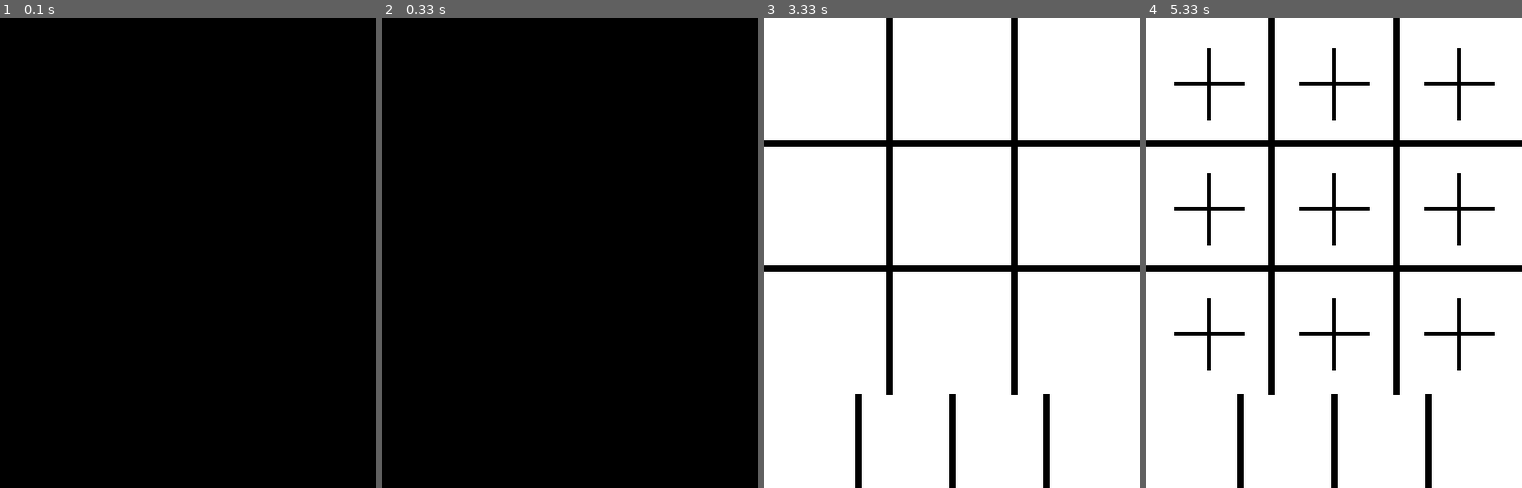
Above: before the commit, frames 1-4 (left to right).
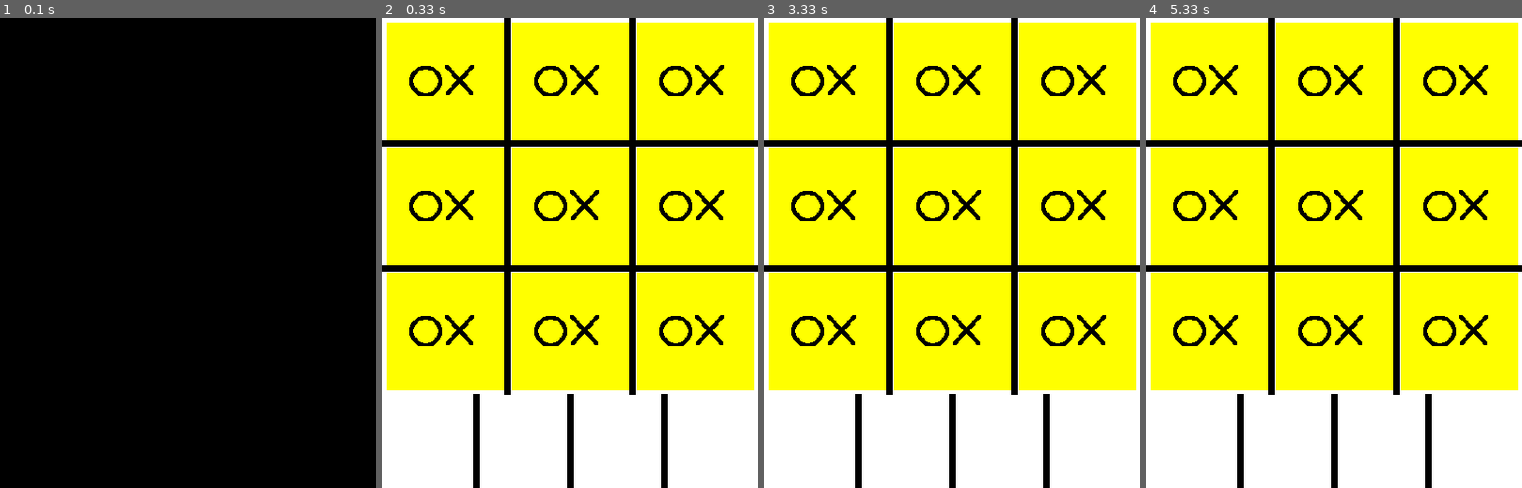
Above: after the commit, the same moments.

Repository: ShuGe-MIT/iQuhack
Game: pygame game, started from frontend_original.py
Same seed, same stepped clock (60 frames per second), same inputs: the game is played once before the commit and once after it.
Inputs:
- Up to frame 1 (0.1 s): no input
- Up to frame 2 (0.33 s): no input
- Up to frame 3 (3.33 s): no input
- Up to frame 4 (5.33 s): no input

Frame 1 is identical in both runs. In frame 2, 90% of the frame differs, in the area x 0-100%, y 0-100%; in frame 3, 70%; in frame 4, 70%.

Commit message:
added background

Diff:
--- a/frontend_original.py
+++ b/frontend_original.py
@@ -1,5 +1,4 @@
 
-from tkinter import E
 import pygame as pg
 import sys
 import time
@@ -36,15 +35,16 @@
 
 # rescale window
 initiating_window = pg.transform.scale(initiating_window, (width, height + extraheight))
-x_img = pg.transform.scale(x_img, (80, 80))
-o_img = pg.transform.scale(o_img, (80, 80))
-ox_img = pg.transform.scale(ox_img, (80, 80))
-xo_img = pg.transform.scale(xo_img, (80, 80))
+x_img = pg.transform.scale(x_img, (90, 90))
+o_img = pg.transform.scale(o_img, (90, 90))
+ox_img = pg.transform.scale(ox_img, (90, 90))
+xo_img = pg.transform.scale(xo_img, (90, 90))
+plus_img = pg.transform.scale(plus_img, (90, 90))
 
 def game_initiating_window():
     screen.blit(initiating_window, (0, 0))
     pg.display.update()
-    time.sleep(3)
+    time.sleep(0.1)
     screen.fill((255, 255, 255))
     pg.display.update()
 
@@ -61,11 +61,11 @@
     pg.display.update()
 
     # sleep for 1 seconds
-    time.sleep(2)
+    time.sleep(0.1)
 
     # add in the initial board
     for i in range(9):
-        draw_img(i, "ox", (255, 255, 255))
+        draw_img(i, "ox", (255, 255, 0))
     # draw_status()
 
 
@@ -92,6 +92,7 @@
     elif img == "xo":
         commit_img = xo_img
 
+    pg.draw.rect(screen, color, pg.Rect(posx-15, posy-15, 125, 125))
     screen.blit(commit_img, (posx, posy))
 
     # TBD, update the background color of the cell
--- a/test.py
+++ b/test.py
@@ -1,46 +1,81 @@
+
+# import pygame
+
+# class Option:
+
+#     hovered = False
+
+#     def __init__(self, text, pos):
+#         self.text = text
+#         self.pos = pos
+#         self.set_rect()
+#         self.draw()
+
+#     def draw(self):
+#         self.set_rend()
+#         screen.blit(self.rend, self.rect)
+
+#     def set_rend(self):
+#         self.rend = menu_font.render(self.text, True, self.get_color())
+
+#     def get_color(self):
+#         if self.hovered:
+#             return (255, 255, 255)
+#         else:
+#             return (100, 100, 100)
+
+#     def set_rect(self):
+#         self.set_rend()
+#         self.rect = self.rend.get_rect()
+#         self.rect.topleft = self.pos
+
+# pygame.init()
+# screen = pygame.display.set_mode((480, 320))
+# menu_font = pygame.font.Font(None, 40)
+# options = [Option("NEW GAME", (140, 105)), Option("LOAD GAME", (135, 155)),
+#            Option("OPTIONS", (145, 205))]
+# while True:
+#     pygame.event.pump()
+#     screen.fill((0, 0, 0))
+#     for option in options:
+#         if option.rect.collidepoint(pygame.mouse.get_pos()):
+#             option.hovered = True
+#         else:
+#             option.hovered = False
+#         option.draw()
+#     pygame.display.update()
 
 import pygame
 
-class Option:
+# Initializing Pygame
+pygame.init()
 
-    hovered = False
+# Initializing surface
+surface = pygame.display.set_mode((400,300))
 
-    def __init__(self, text, pos):
-        self.text = text
-        self.pos = pos
-        self.set_rect()
-        self.draw()
 
-    def draw(self):
-        self.set_rend()
-        screen.blit(self.rend, self.rect)
+# Initialing Color
+color = (255,0,0)
 
-    def set_rend(self):
-        self.rend = menu_font.render(self.text, True, self.get_color())
+# Drawing Rectangle
+def draw():
+    pygame.draw.rect(surface, color, pygame.Rect(30, 30, 60, 60))
+    pygame.display.flip()
 
-    def get_color(self):
-        if self.hovered:
-            return (255, 255, 255)
-        else:
-            return (100, 100, 100)
 
-    def set_rect(self):
-        self.set_rend()
-        self.rect = self.rend.get_rect()
-        self.rect.topleft = self.pos
+plus_img = pygame.image.load("plus.png")
+def draw_plus():
+    surface.blit(plus_img, (20, 20))
 
-pygame.init()
-screen = pygame.display.set_mode((480, 320))
-menu_font = pygame.font.Font(None, 40)
-options = [Option("NEW GAME", (140, 105)), Option("LOAD GAME", (135, 155)),
-           Option("OPTIONS", (145, 205))]
-while True:
-    pygame.event.pump()
-    screen.fill((0, 0, 0))
-    for option in options:
-        if option.rect.collidepoint(pygame.mouse.get_pos()):
-            option.hovered = True
-        else:
-            option.hovered = False
-        option.draw()
+run = True
+now = True
+while(run):
+    if now:
+        draw_plus()
+        draw()
+        now=False
+    for event in pygame.event.get():
+        if event.type == pygame.QUIT:
+            run = False
+            pygame.quit()
     pygame.display.update()
